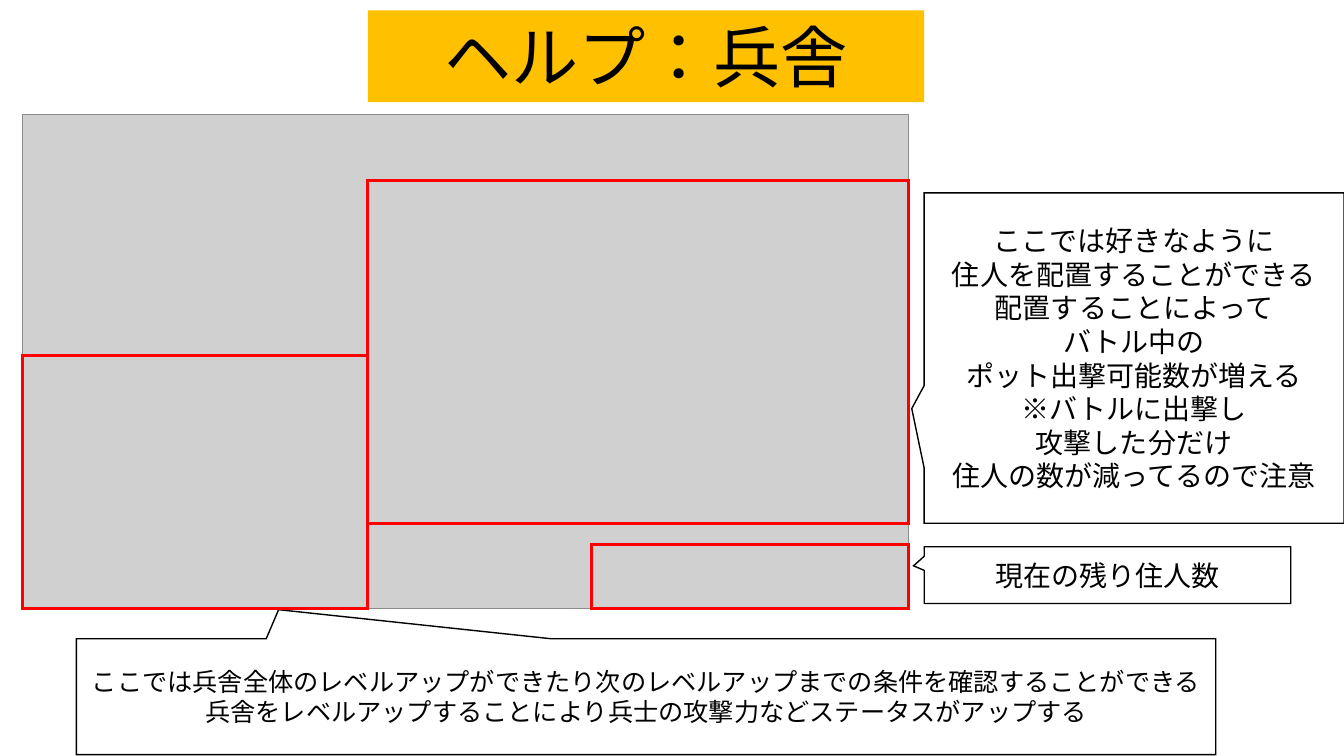
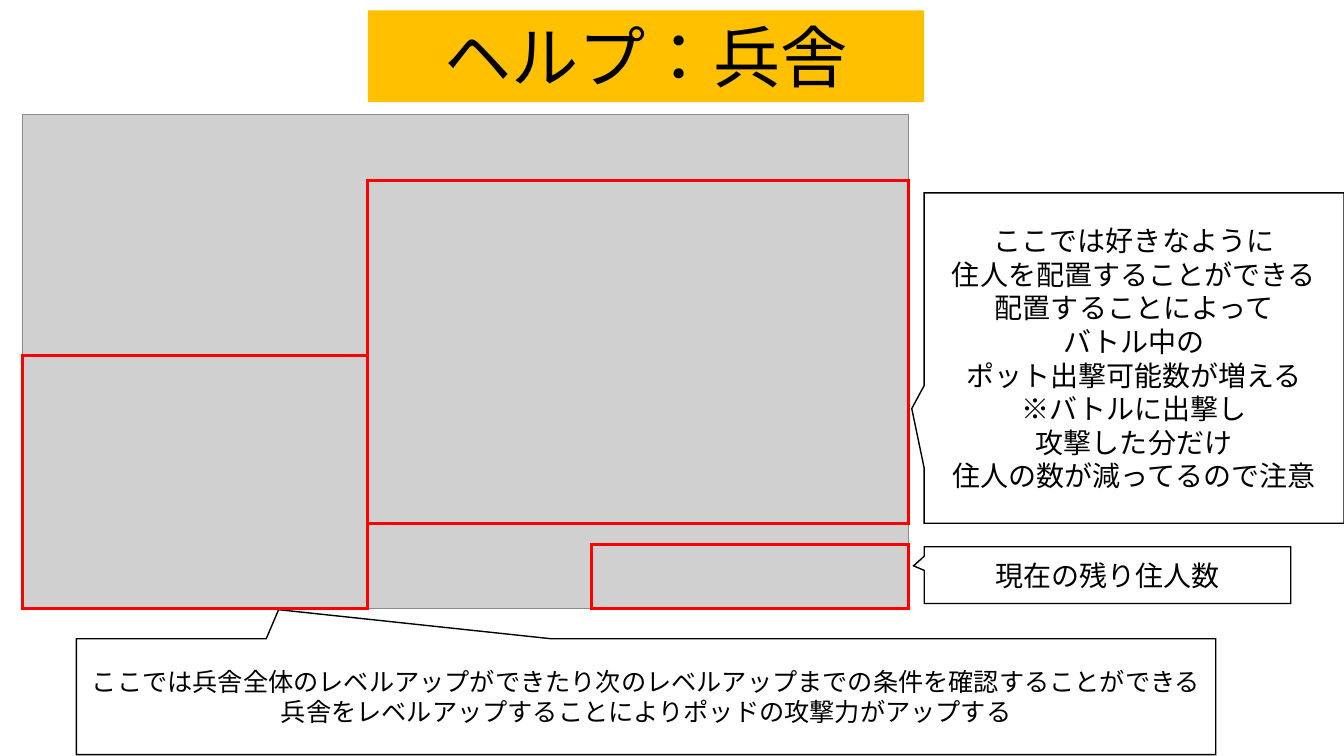
Before and after one commit to team556/team, a slide deck: slide 4 of 説明文.pptx. Drawn at 1344x756 pixels with LibreOffice and Linux fonts; fonts in the diff are those of the drawing; grey boxes stand for pictures. Boxes give left, top, right and bottom in pixels: in the first picture for what was removed or moved away, otherwise in the second. Text is boxed around its words. In the diff, an @@ line names an element or a change of style, - is before the commit and + after.

```diff
--- a/説明文.pptx
+++ b/説明文.pptx
@@ text in speech box at (281,699,1011,723): text changed @@
-兵舎をレベルアップすることにより兵士の攻撃力などステータスがアップする
+兵舎をレベルアップすることによりポッドの攻撃力がアップする
```
Also in this commit, not shown: 1 slide added, 18 other files.
